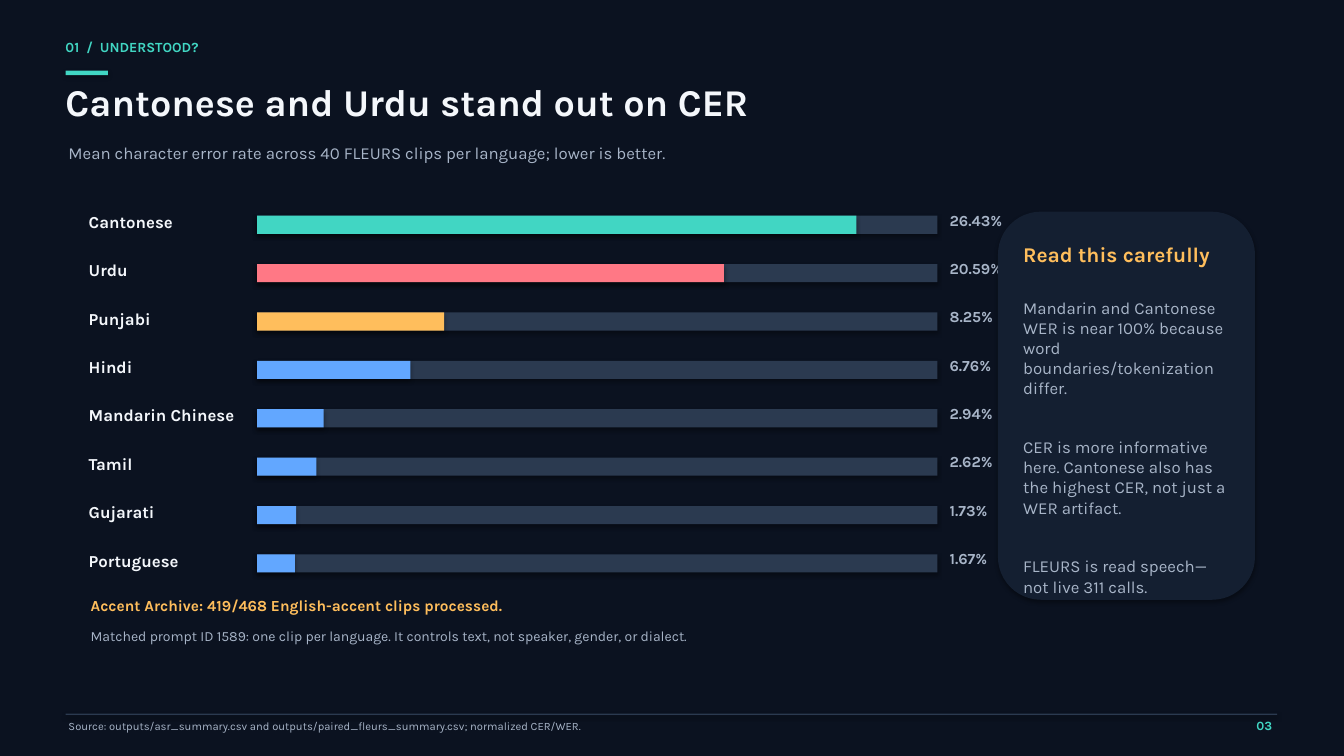
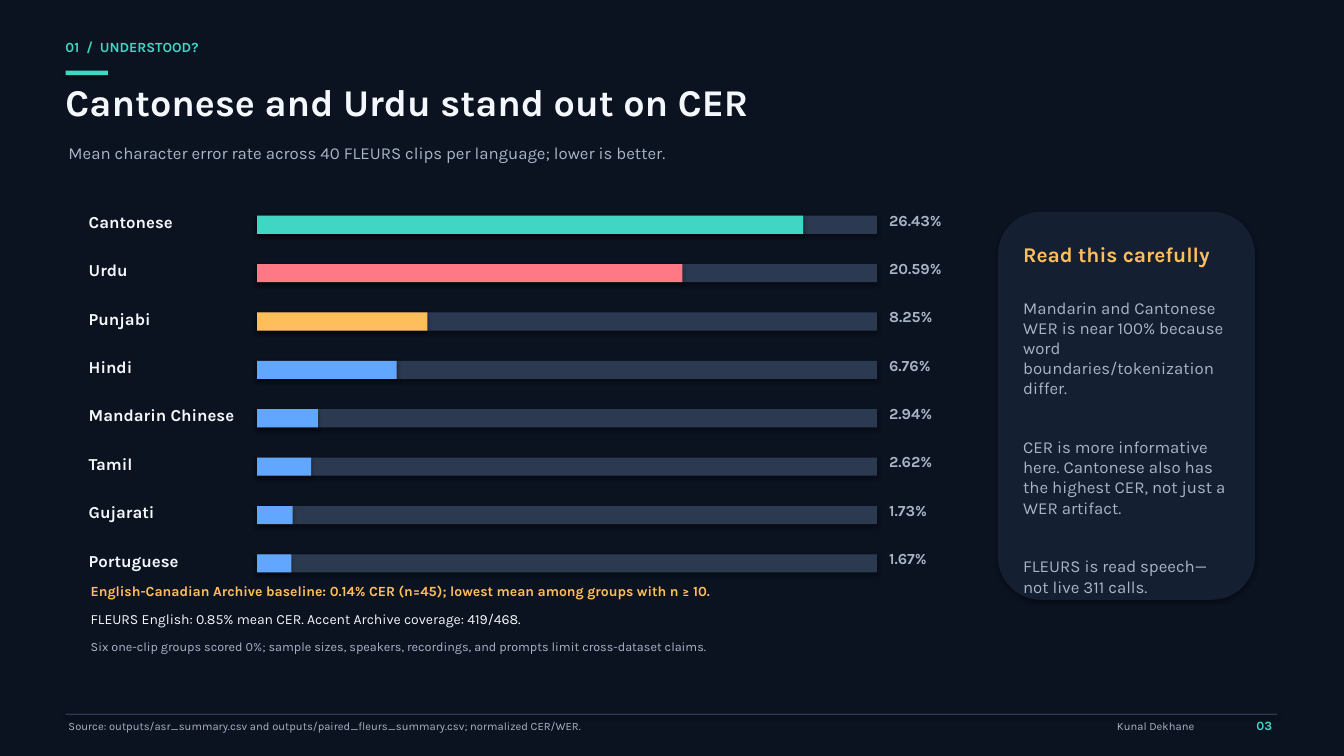
Before and after one commit to davyjones1210/ElevenLabs-Track---Mississauga-Unheard, a slide deck: slide 3 of slides/Mississauga_Unheard_Findings.pptx. Drawn at 1344x756 pixels with LibreOffice and Linux fonts; fonts in the diff are those of the drawing. Boxes give left, top, right and bottom in pixels: in the first picture for what was removed or moved away, otherwise in the second. Text is boxed around its words. In the diff, an @@ line names an element or a change of style, - is before the commit and + after.

```diff
--- a/slides/Mississauga_Unheard_Findings.pptx
+++ b/slides/Mississauga_Unheard_Findings.pptx
@@ rectangle: place and size @@
-rectangle at (257,216,857,234)
+rectangle at (257,216,804,234)
@@ rectangle: place and size @@
-rectangle at (257,216,938,234)
+rectangle at (257,216,877,234)
@@ rectangle: place and size @@
-rectangle at (257,264,724,282)
+rectangle at (257,264,683,282)
@@ rectangle: place and size @@
-rectangle at (257,264,938,282)
+rectangle at (257,264,877,282)
@@ rectangle: place and size @@
-rectangle at (257,313,445,331)
+rectangle at (257,313,427,331)
@@ rectangle: place and size @@
-rectangle at (257,313,938,331)
+rectangle at (257,313,877,331)
@@ rectangle: place and size @@
-rectangle at (257,361,410,379)
+rectangle at (257,361,397,379)
@@ rectangle: place and size @@
-rectangle at (257,361,938,379)
+rectangle at (257,361,877,379)
@@ rectangle: place and size @@
-rectangle at (257,409,324,427)
+rectangle at (257,409,318,427)
@@ rectangle: place and size @@
-rectangle at (257,409,938,427)
+rectangle at (257,409,877,427)
@@ rectangle: place and size @@
-rectangle at (257,458,317,476)
+rectangle at (257,458,312,476)
@@ rectangle: place and size @@
-rectangle at (257,458,938,476)
+rectangle at (257,458,877,476)
@@ rectangle: place and size @@
-rectangle at (257,506,296,524)
+rectangle at (257,506,292,524)
@@ rectangle: place and size @@
-rectangle at (257,506,938,524)
+rectangle at (257,506,877,524)
@@ rectangle: place and size @@
-rectangle at (257,555,295,573)
+rectangle at (257,555,291,573)
@@ rectangle: place and size @@
-rectangle at (257,555,938,573)
+rectangle at (257,555,877,573)
@@ 8 texts: place and size @@
-8 texts at (950,216,1003,564)
+8 texts at (889,216,942,564)
@@ text at (91,585,710,600): text changed; size 11 to 10 pt @@
-Accent Archive: 419/468 English-accent clips processed.
+English-Canadian Archive baseline: 0.14% CER (n=45); lowest mean among groups with n ≥ 10.
@@ text at (91,613,520,628): text changed; text colour #A8B5C8 to #F4F7FB @@
-Matched prompt ID 1589: one clip per language. It controls text, not speaker, gender, or dialect.
+FLEURS English: 0.85% mean CER. Accent Archive coverage: 419/468.
@@ text added at (91,642,706,654), 9 pt, text #A8B5C8 @@
+Six one-clip groups scored 0%; sample sizes, speakers, recordings, and prompts limit cross-dataset claims.
@@ text added at (1117,722,1194,730), 8 pt, text #A8B5C8 @@
+Kunal Dekhane
```
Also in this commit, not shown: 8 other slides changed, 1 slide added, 6 other files.
